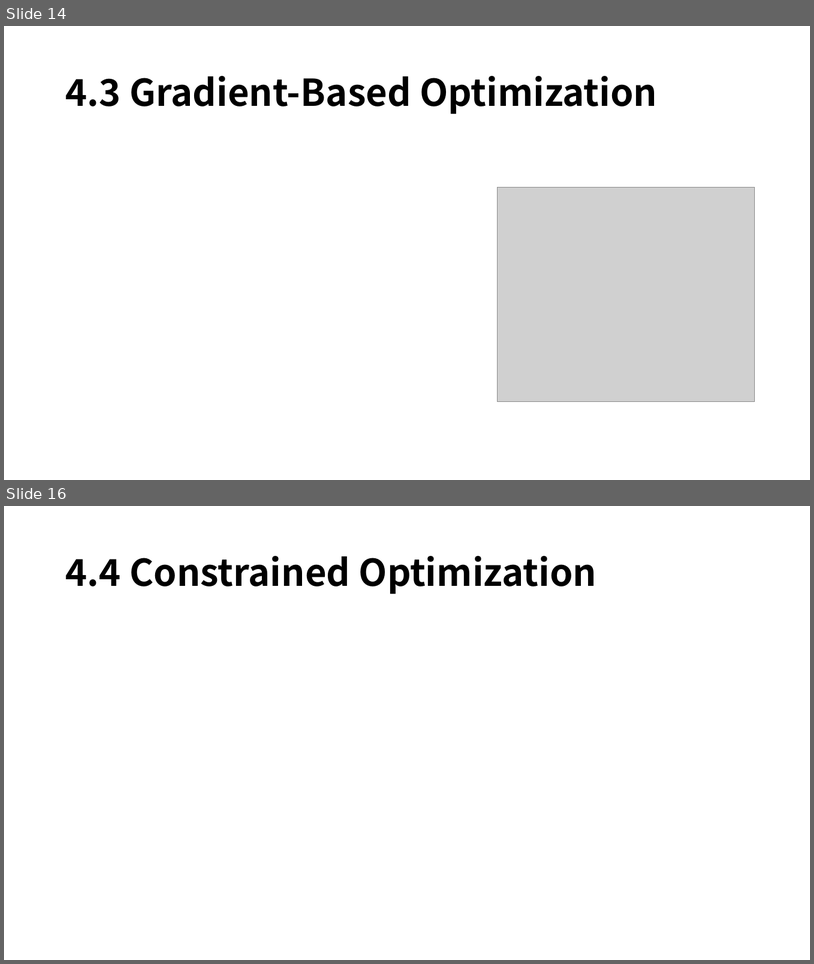
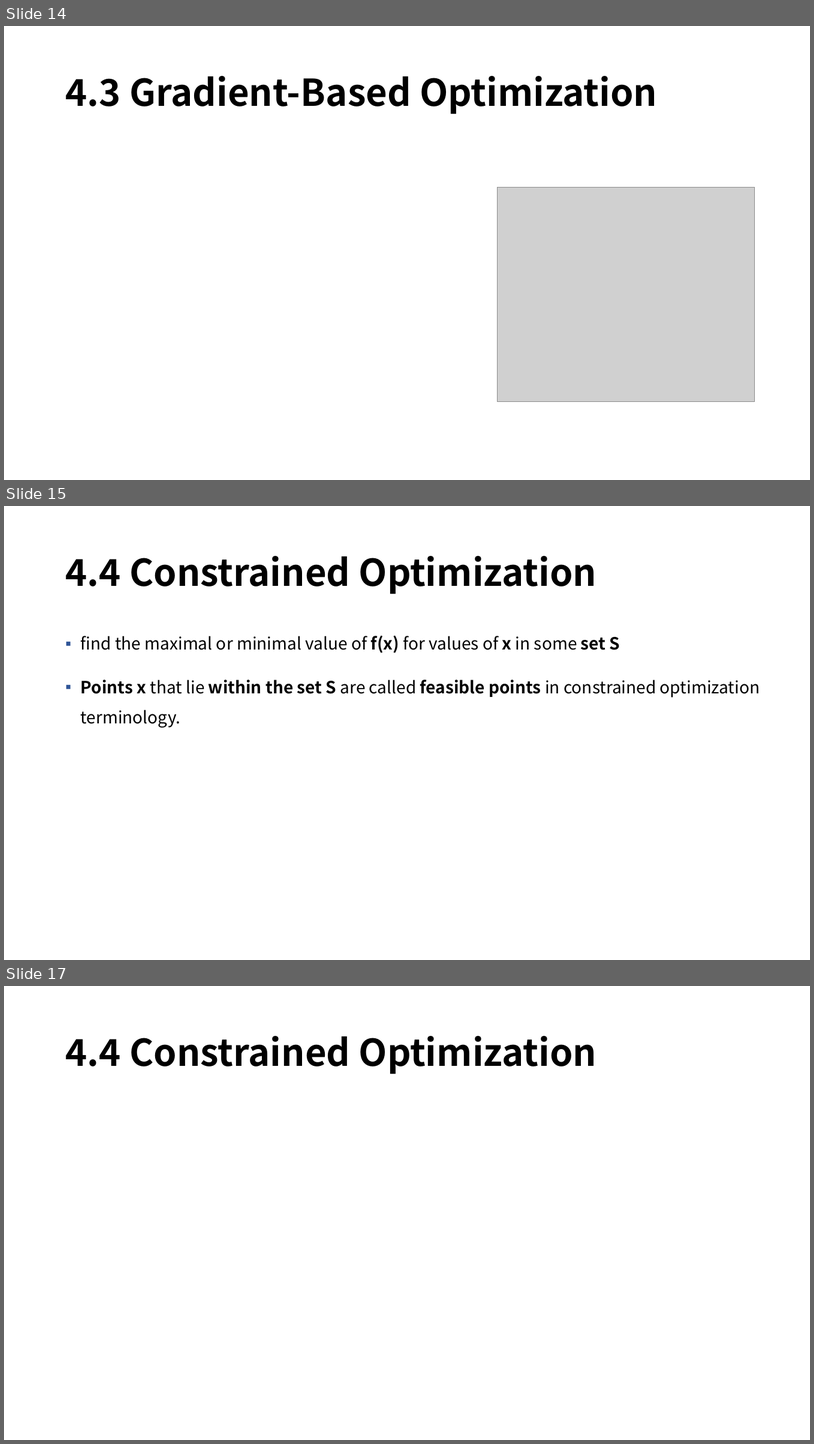
Before and after one commit to mmvv11/GraduateStudies, a slide deck: DeepLearningStudy/4. 수치해석.pptx. Shown one above the other, each under a label of ours: slides 14 and 16 before the commit, slides 14, 15 and 17 after it; the slides between them are not shown. The pictures are 814x964 and 814x1444 pixels, drawn with LibreOffice and Linux fonts; fonts in the diff are those of the drawing; grey boxes stand for pictures; background and template pictures are left out. Boxes give left, top, right and bottom in pixels: in the first picture for what was removed or moved away, otherwise in the second. Text is boxed around its words. In the diff, an @@ line names an element or a change of style, - is before the commit and + after.

```diff
--- a/DeepLearningStudy/4. 수치해석.pptx
+++ b/DeepLearningStudy/4. 수치해석.pptx
@@ slide 15 added at (4,506,810,960), background picture (left out) @@
@@ title added at (65,556,597,594), 44 pt, text #000000, bold @@
+4.4 Constrained Optimization
@@ text added at (81,636,760,727), 20 pt, text #000000 @@
+▪ ﬁnd the maximal or minimal value of f(x) for values of x in some set S
+▪ Points x that lie within the set S are called feasible points in constrained optimization terminology.
@@ what was slide 16 is now slide 17 @@
```
Also in this commit, not shown: 3 other slides added, 1 slide removed.
